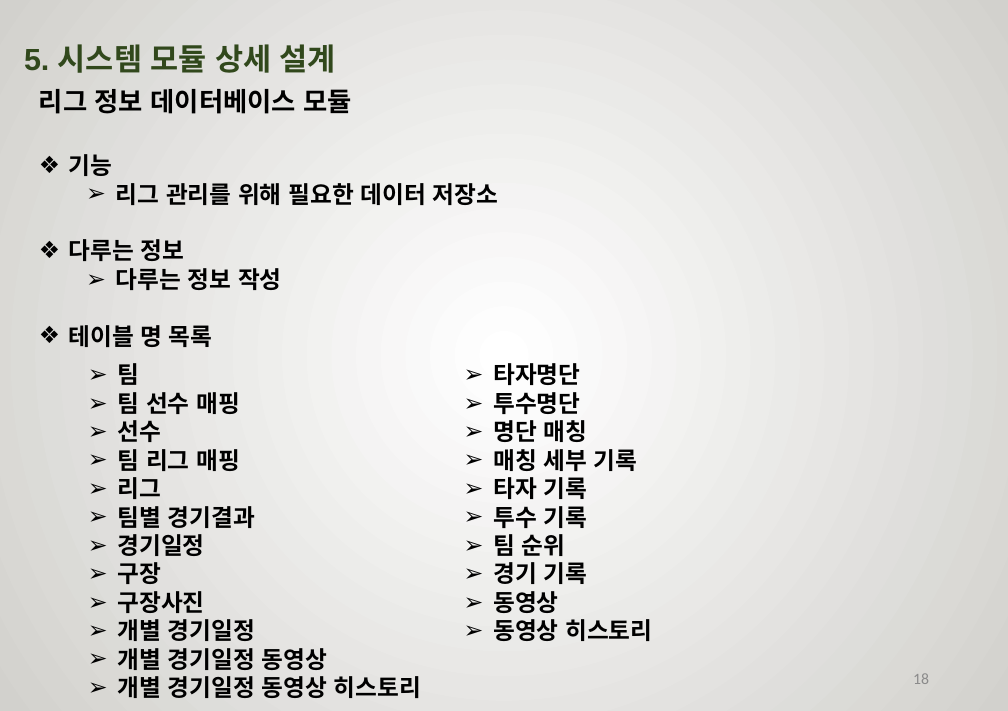
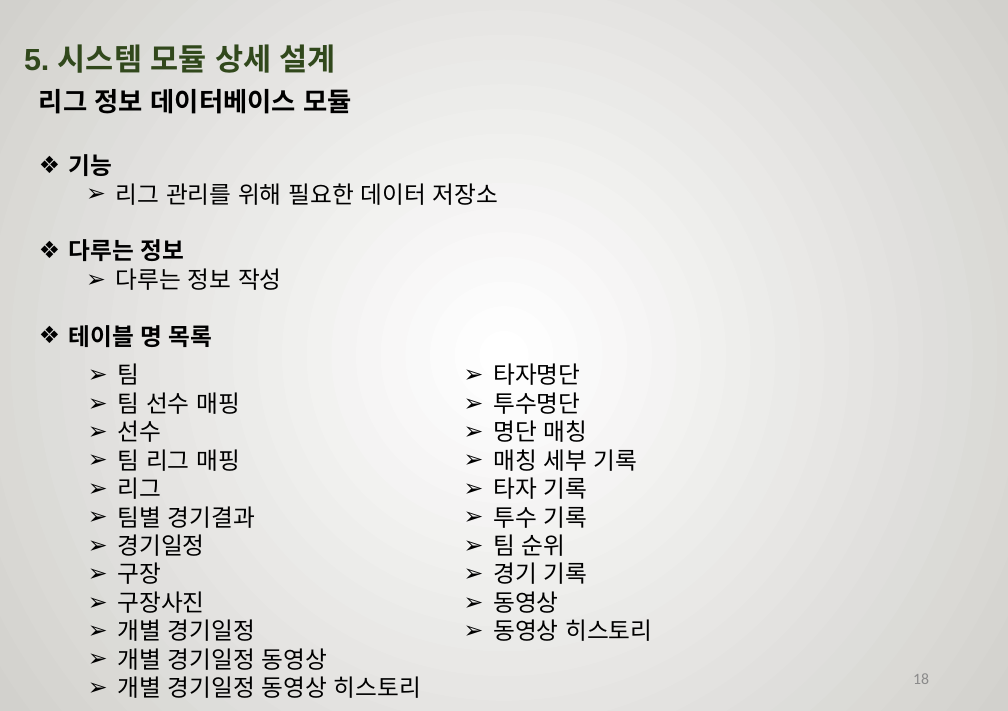
Before and after one commit to rimbong/Webengers, a slide deck: slide 18 of resources/졸작설계서.pptx. Drawn at 1008x711 pixels with LibreOffice and Linux fonts; fonts in the diff are those of the drawing; background and template pictures are left out. Boxes give left, top, right and bottom in pixels: in the first picture for what was removed or moved away, otherwise in the second. Text is boxed around its words. In the diff, an @@ line names an element or a change of style, - is before the commit and + after.

```diff
--- a/resources/졸작설계서.pptx
+++ b/resources/졸작설계서.pptx
@@ text at [116, 183, 498, 290]: bold off in "리그 관리를 위해 필요한 데이터 저장소", "다루는 정보 작성" @@
@@ text "팀" at [118, 363, 421, 698]: bold off @@
@@ text "타자명단" at [493, 363, 652, 641]: bold off @@
```
Also in this commit, not shown: 1 other slide changed, 2 slides added.
